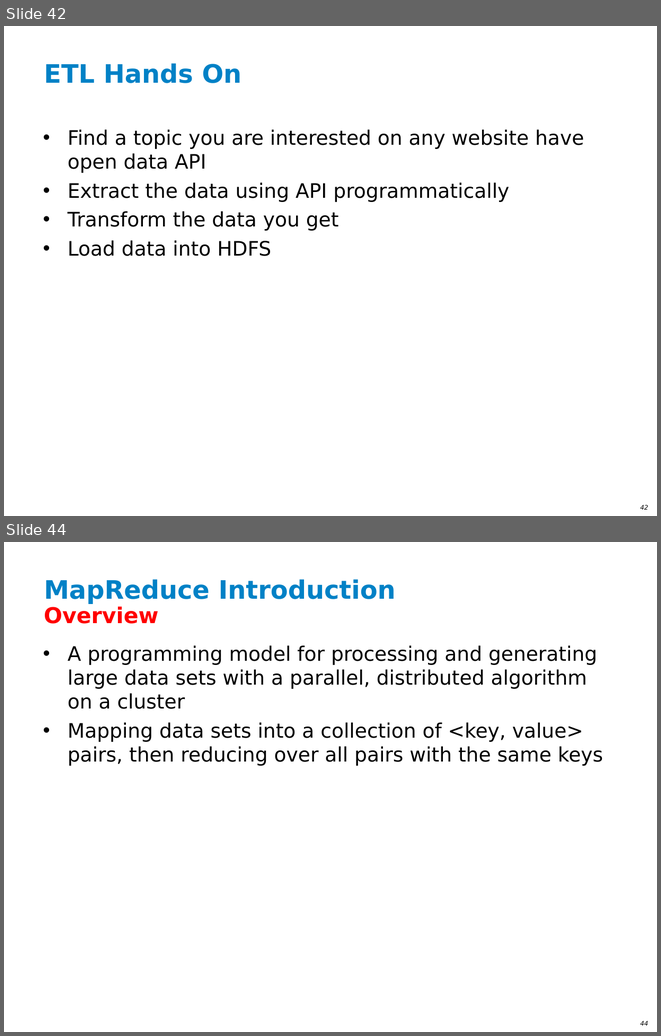
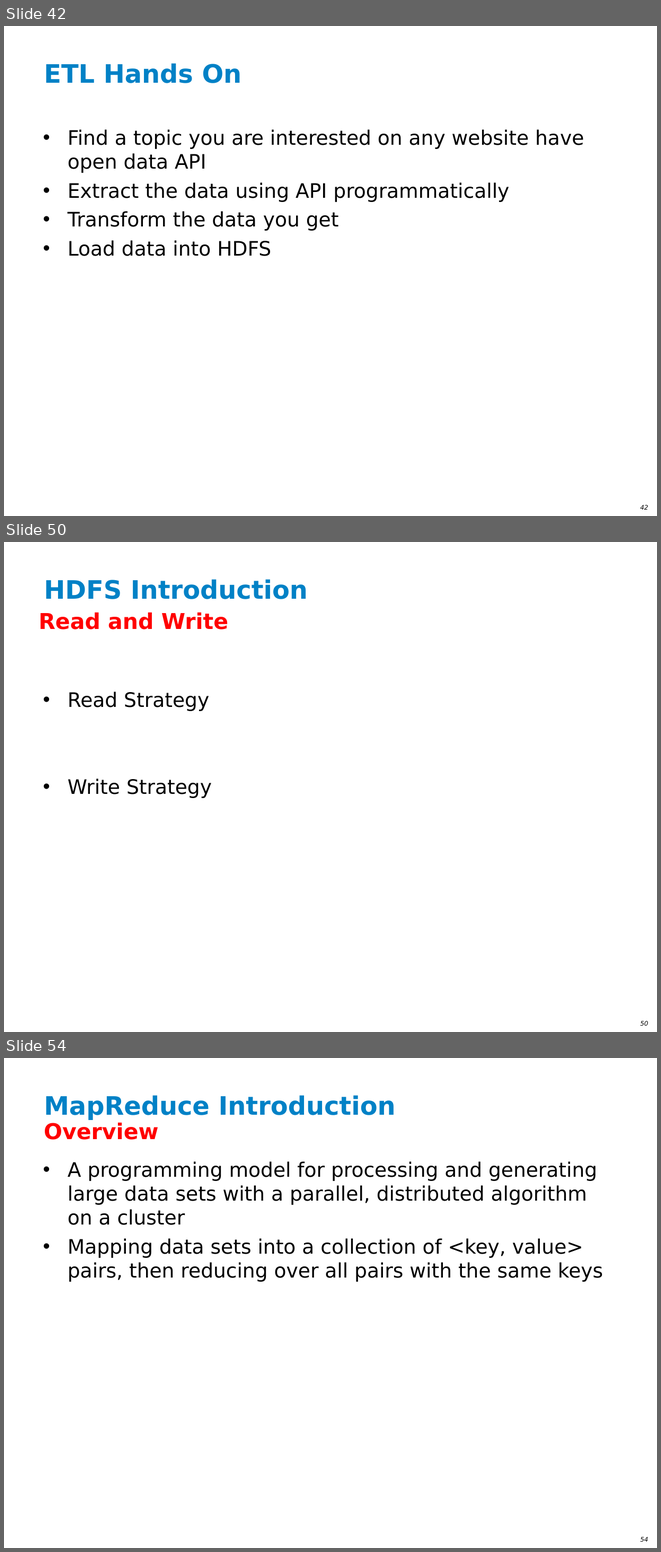
Before and after one commit to ianlin/small-data, a slide deck: training/III_Hadoop_20140607.ppt. Shown one above the other, each under a label of ours: slides 42 and 44 before the commit, slides 42, 50 and 54 after it; the slides between them are not shown. The pictures are 661x1036 and 661x1552 pixels, drawn with LibreOffice and Linux fonts; fonts in the diff are those of the drawing; background and template pictures are left out. Boxes give left, top, right and bottom in pixels: in the first picture for what was removed or moved away, otherwise in the second. Text is boxed around its words. In the diff, an @@ line names an element or a change of style, - is before the commit and + after.

```diff
--- a/training/III_Hadoop_20140607.ppt
+++ b/training/III_Hadoop_20140607.ppt
@@ slide 50 added at [4, 542, 657, 1032], background #FFFFFF; not listed: 1 template element that a slide beside it also shows @@
@@ title added at [44, 579, 308, 599], 28 pt, text #0081C6, bold @@
+HDFS Introduction
@@ text added at [38, 612, 228, 629], 24 pt, text #FF0000, bold @@
+Read and Write
@@ text added at [68, 691, 212, 798], 22 pt, text #000000 @@
+• Read Strategy
+• Write Strategy
@@ what was slide 44 is now slide 54 @@
@@ page number at [640, 1537, 648, 1541]: text changed @@
-44
+54
```
Also in this commit, not shown: 11 slides changed, 9 other slides added.
